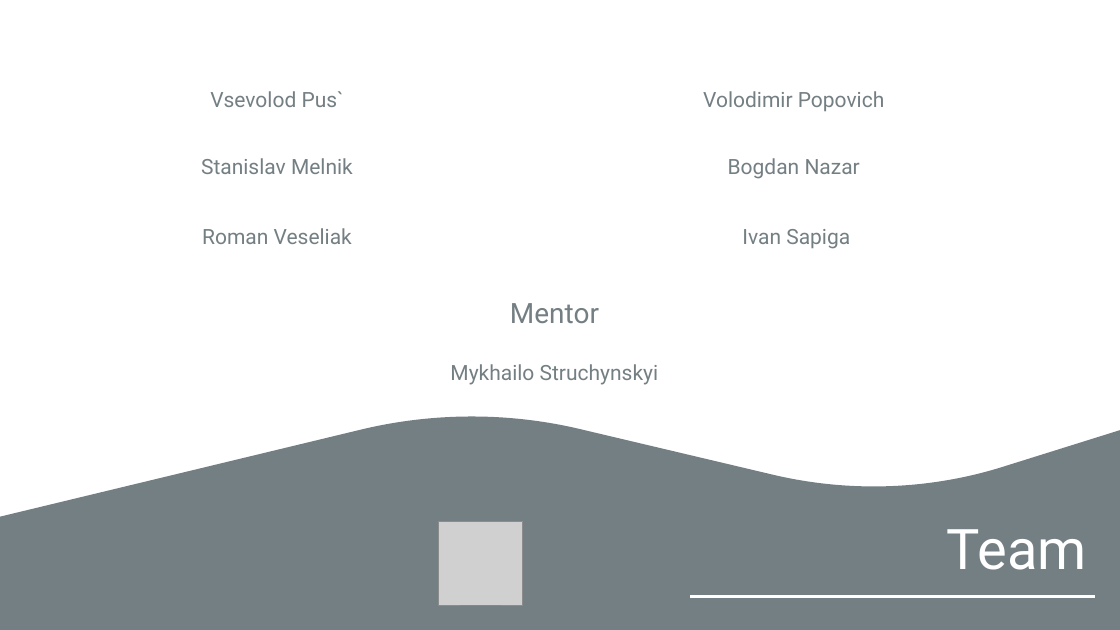
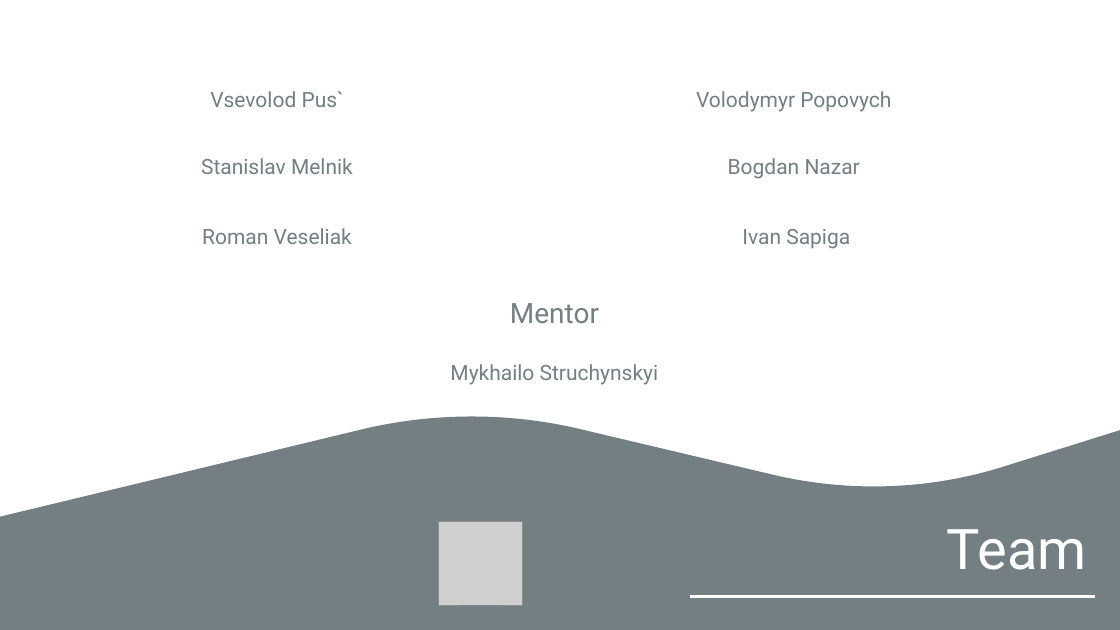
Before and after one commit to team37s1/e-advertisement, a slide deck: slide 2 of PredictionFeature/V 0.6.pptx. Drawn at 1120x630 pixels with LibreOffice and Linux fonts; fonts in the diff are those of the drawing; grey boxes stand for pictures. Boxes give left, top, right and bottom in pixels: in the first picture for what was removed or moved away, otherwise in the second. Text is boxed around its words. In the diff, an @@ line names an element or a change of style, - is before the commit and + after.

```diff
--- a/PredictionFeature/V 0.6.pptx
+++ b/PredictionFeature/V 0.6.pptx
@@ text at (696,91,891,112): text changed @@
-Volodimir Popovich
+Volodymyr Popovych
```
Also in this commit, not shown: 4 other slides changed.
